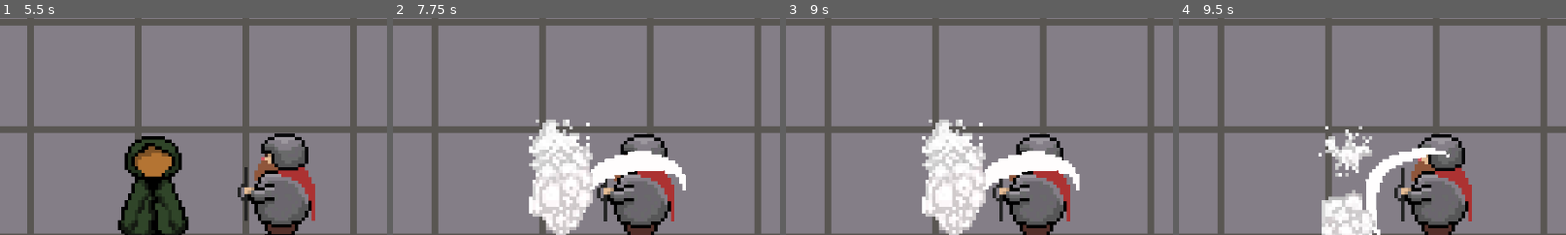
Above: before the commit, frames 1-4 (left to right).
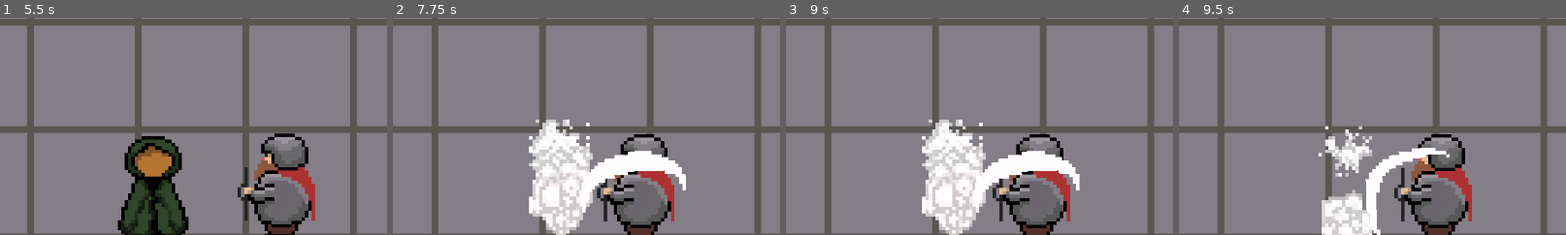
Above: after the commit, the same moments.

Repository: afilipovski/masked-descent
Game: Godot game, scene res://scenes/test_room.tscn
The game is run twice, just before and just after one commit, with the same random seed, the same clock (stepped at 60 frames per second) and the same inputs. This scene is started directly instead of the project's main scene. Sound files missing from this copy of the repository are replaced by a short silence.
Inputs:
- Up to frame 1 (5.5 s): tap Enter (ui_accept) at 0.5, 0.77, 1.52, 3.02, 3.77, 4.52 s; hold D (move_right) 0.53-1.28 s; tap E (Interact) at 0.6, 2.85, 5.1 s; hold S (move_down) 1.28-2.03 s; tap Tab (cycle_mask) at 1.35, 3.6 s; hold D (move_right) 2.03-2.78 s; tap Shift (sprint) at 2.1, 4.35 s; hold W (move_up) 2.78-3.53 s; hold A (move_left) 3.53-5.03 s; hold S (move_down) from 5.03 s (still down)
- Up to frame 2 (7.75 s): release S (move_down) at 5.78 s; hold D (move_right) 5.78-6.53 s; tap Tab (cycle_mask) at 5.85 s; tap Enter (ui_accept) at 6.02, 6.77, 7.52 s; hold W (move_up) 6.53-7.28 s; tap Shift (sprint) at 6.6 s; hold D (move_right) from 7.28 s (still down); tap E (Interact) at 7.35 s
- Up to frame 3 (9 s): release D (move_right) at 8.03 s; hold S (move_down) 8.03-8.78 s; tap Tab (cycle_mask) at 8.1 s; hold A (move_left) from 8.78 s (still down); tap Shift (sprint) at 8.85 s
- Up to frame 4 (9.5 s): keep holding A (move_left); tap Enter (ui_accept) at 9.02 s
The pictures show only the part of the screen within x 29-78%, y 10-60%; the shares and areas given below are measured in that part.

Frame 1 is identical in both runs. In frame 2, 0.2% of the frame differs, in the area x 48-52%, y 71-90%; in frame 3, 0.1%; in frame 4, less than 0.1%.
Error in both runs: Attempt to call function 'show' in base 'null instance' on a null instance. (res://scripts/player.gd:80)

Commit message:
Boos mask fixes

Diff:
--- a/scripts/boss_laser_attack.gd
+++ b/scripts/boss_laser_attack.gd
@@ -15,6 +15,7 @@
 
 func _ready() -> void:
 	if boss_scene == null:
+		finished.emit()
 		queue_free()
 		return
 	_setup_boss_visual()
@@ -59,7 +60,9 @@
 
 	if _animation_player.has_animation("laser"):
 		_animation_player.play("laser")
-		_apply_laser_damage_over_time(_animation_player.get_animation("laser").length)
+		# Delay damage by 1 second to let laser become visible first
+		await get_tree().create_timer(1.0).timeout
+		_apply_laser_damage_over_time(_animation_player.get_animation("laser").length - 1.0)
 		await _animation_player.animation_finished
 
 func _apply_laser_damage_over_time(duration: float) -> void:
--- a/scripts/effects/swoosh_attack.gd
+++ b/scripts/effects/swoosh_attack.gd
@@ -5,6 +5,7 @@
 var _swoosh_player: AudioStreamPlayer2D
 
 func _ready():
+	z_index = 15
 	var animated_sprite = $AnimatedSprite2D
 	if animated_sprite:
 		animated_sprite.play("swoosh")
@@ -27,7 +28,7 @@
 
 	# Backup timer in case animation signal fails
 	var timer = Timer.new()
-	timer.wait_time = 1.0  # 1 second backup
+	timer.wait_time = 1.0 # 1 second backup
 	timer.one_shot = true
 	timer.timeout.connect(_on_timer_timeout)
 	add_child(timer)
--- a/scripts/level_flow.gd
+++ b/scripts/level_flow.gd
@@ -104,8 +104,8 @@
 
 func _bind_boss_signals(boss: Node2D) -> void:
 	if boss.has_signal("boss_defeated"):
-		if not boss.is_connected("boss_defeated", Callable(self, "_on_boss_defeated")):
-			boss.connect("boss_defeated", Callable(self, "_on_boss_defeated"))
+		if not boss.is_connected("boss_defeated", Callable(self , "_on_boss_defeated")):
+			boss.connect("boss_defeated", Callable(self , "_on_boss_defeated"))
 
 func _on_boss_defeated() -> void:
 	if player and player.has_method("unlock_mask"):
@@ -124,6 +124,12 @@
 func _move_player_to_boss_spawn() -> void:
 	if not player or boss_rooms.is_empty():
 		return
+
+	# Reset player health and state (same as regular level transitions)
+	if player.has_method("reset_position"):
+		player.reset_position()
+
+	# Override position to boss spawn
 	var spawn_pos = _get_room_spawn_position(boss_rooms[0])
 	player.global_position = spawn_pos
 
--- a/scripts/player.gd
+++ b/scripts/player.gd
@@ -310,10 +310,20 @@
 	attack.boss_scene = load("res://scenes/boss.tscn")
 	attack.global_position = global_position
 	attack.direction = direction.normalized()
+
+	# Connect signal before adding to tree
+	if attack.has_signal("finished"):
+		attack.connect("finished", Callable(self , "_on_boss_laser_finished"))
+
 	get_parent().add_child(attack)
 	lock_movement()
-	if attack.has_signal("finished"):
-		attack.connect("finished", Callable(self, "_on_boss_laser_finished"))
+
+	# Safety timeout to unlock movement after 5 seconds
+	get_tree().create_timer(5.0).timeout.connect(func():
+		if movement_locked:
+			print("Boss laser timeout - unlocking movement")
+			unlock_movement()
+	)
 
 func _on_boss_laser_finished() -> void:
 	unlock_movement()
Not shown: 2 places in scenes/main.tscn that only renumber resources
